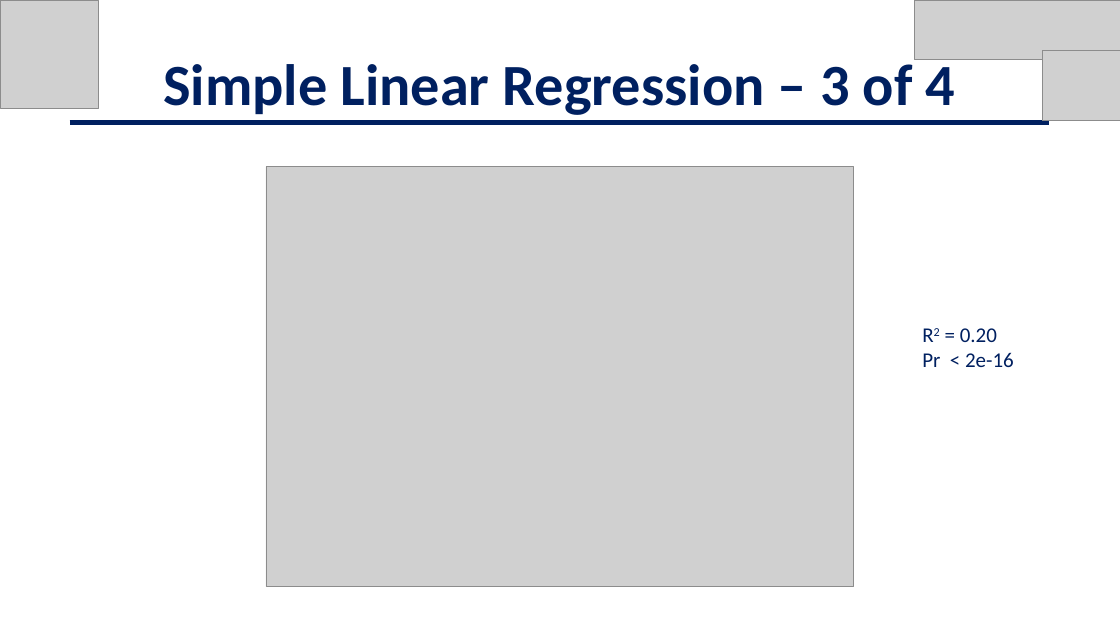
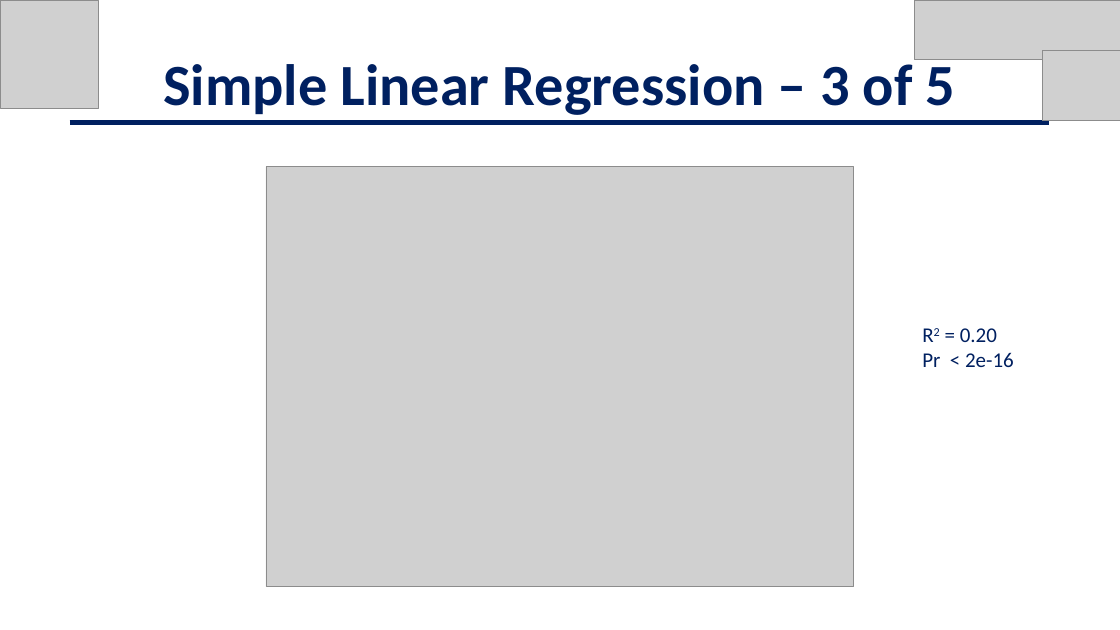
Before and after one commit to jschild01/JMB_DATS_6101, a slide deck: slide 10 of Project2/EDA_LendingClub_Slides - Project 2.pptx. Drawn at 1120x630 pixels with LibreOffice and Linux fonts; fonts in the diff are those of the drawing; grey boxes stand for pictures. Boxes give left, top, right and bottom in pixels: in the first picture for what was removed or moved away, otherwise in the second. Text is boxed around its words. In the diff, an @@ line names an element or a change of style, - is before the commit and + after.

```diff
--- a/Project2/EDA_LendingClub_Slides - Project 2.pptx
+++ b/Project2/EDA_LendingClub_Slides - Project 2.pptx
@@ text at box(163, 57, 956, 115): text changed @@
-Simple Linear Regression – 3 of 4
+Simple Linear Regression – 3 of 5
```
Also in this commit, not shown: 4 other slides changed, 1 slide added, 1 other file.
